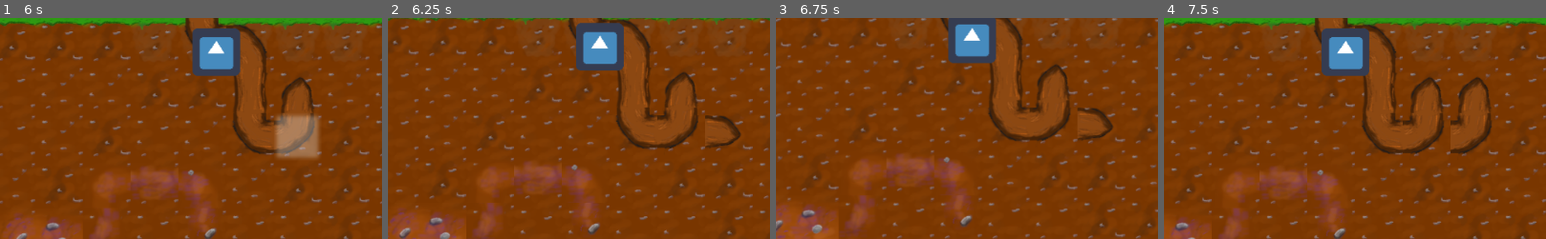
Above: before the commit, frames 1-4 (left to right).
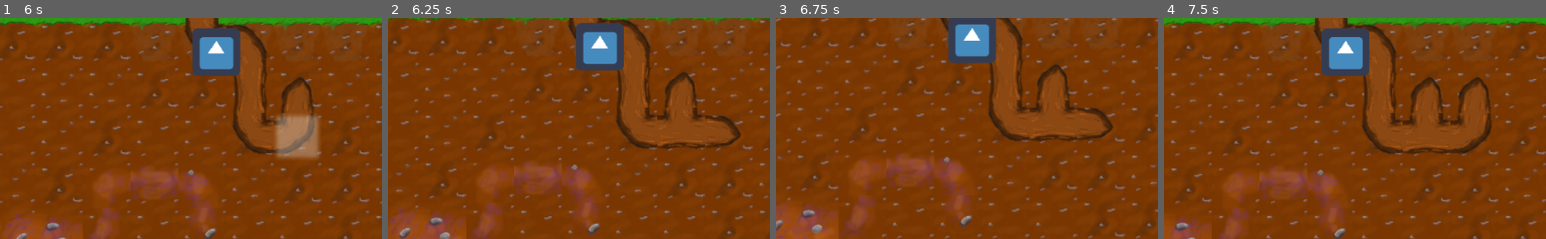
Above: after the commit, the same moments.

Repository: Sushperson/Tree-Simulator-2023
Game: Godot game, scene res://Scenes/World.tscn
Two runs of this game, one before a commit and one after it. Both use one fixed random seed, a clock stepped at 60 frames per second and the inputs below. The engine's default icon, where the game draws it, is replaced by a stand-in: a white triangle on a blue panel in a dark square.
Inputs:
- Up to frame 1 (6 s): tap Enter at 0.5 s; hold D (right) 0.53-1.28 s; hold S (down) 1.28-2.03 s; hold D (right) 2.03-2.78 s; hold W (up) 2.78-3.53 s; hold A (left) 3.53-5.03 s; tap P (pause) at 4.15 s; hold S (down) 5.03-5.78 s; hold D (right) from 5.78 s (still down)
- Up to frame 2 (6.25 s): keep holding D (right)
- Up to frame 3 (6.75 s): release D (right) at 6.53 s; hold W (up) from 6.53 s (still down)
- Up to frame 4 (7.5 s): release W (up) at 7.28 s; hold D (right) from 7.28 s (still down)
The pictures show only the part of the screen within x 12-62%, y 29-79%; the shares and areas given below are measured in that part.

Frame 1 is identical in both runs. In frame 2, 0.5% of the frame differs, in the area x 70-83%, y 40-60%; in frame 3, 0.5%; in frame 4, 0.6%, in the area x 62-75%, y 43-62%.

Commit message:
Implemented KREUZUNGEN

Diff:
--- a/Tree_sim/Scenes/World.tscn
+++ b/Tree_sim/Scenes/World.tscn
@@ -25,6 +25,11 @@
 [ext_resource path="res://assets/wurzel/ende_r.png" type="Texture" id=23]
 [ext_resource path="res://assets/steine_alle.png" type="Texture" id=24]
 [ext_resource path="res://assets/tilemap_sprit/wasser_kacheln.png" type="Texture" id=25]
+[ext_resource path="res://assets/wurzel/t_o.png" type="Texture" id=26]
+[ext_resource path="res://assets/wurzel/t_l.png" type="Texture" id=27]
+[ext_resource path="res://assets/wurzel/kreuzung.png" type="Texture" id=28]
+[ext_resource path="res://assets/wurzel/t_r.png" type="Texture" id=29]
+[ext_resource path="res://assets/wurzel/t_u.png" type="Texture" id=30]
 
 [sub_resource type="TileSet" id=1]
 0/name = "grade_h.png 0"
@@ -181,6 +186,76 @@
 10/shape_one_way_margin = 0.0
 10/shapes = [  ]
 10/z_index = 0
+11/name = "kreuzung.png 11"
+11/texture = ExtResource( 28 )
+11/tex_offset = Vector2( 0, 0 )
+11/modulate = Color( 1, 1, 1, 1 )
+11/region = Rect2( 0, 0, 64, 64 )
+11/tile_mode = 0
+11/occluder_offset = Vector2( 0, 0 )
+11/navigation_offset = Vector2( 0, 0 )
+11/shape_offset = Vector2( 0, 0 )
+11/shape_transform = Transform2D( 1, 0, 0, 1, 0, 0 )
+11/shape_one_way = false
+11/shape_one_way_margin = 0.0
+11/shapes = [  ]
+11/z_index = 0
+12/name = "t_l.png 12"
+12/texture = ExtResource( 27 )
+12/tex_offset = Vector2( 0, 0 )
+12/modulate = Color( 1, 1, 1, 1 )
+12/region = Rect2( 0, 0, 64, 64 )
+12/tile_mode = 0
+12/occluder_offset = Vector2( 0, 0 )
+12/navigation_offset = Vector2( 0, 0 )
+12/shape_offset = Vector2( 0, 0 )
+12/shape_transform = Transform2D( 1, 0, 0, 1, 0, 0 )
+12/shape_one_way = false
+12/shape_one_way_margin = 0.0
+12/shapes = [  ]
+12/z_index = 0
+13/name = "t_o.png 13"
+13/texture = ExtResource( 26 )
+13/tex_offset = Vector2( 0, 0 )
+13/modulate = Color( 1, 1, 1, 1 )
+13/region = Rect2( 0, 0, 64, 64 )
+13/tile_mode = 0
+13/occluder_offset = Vector2( 0, 0 )
+13/navigation_offset = Vector2( 0, 0 )
+13/shape_offset = Vector2( 0, 0 )
+13/shape_transform = Transform2D( 1, 0, 0, 1, 0, 0 )
+13/shape_one_way = false
+13/shape_one_way_margin = 0.0
+13/shapes = [  ]
+13/z_index = 0
+14/name = "t_r.png 14"
+14/texture = ExtResource( 29 )
+14/tex_offset = Vector2( 0, 0 )
+14/modulate = Color( 1, 1, 1, 1 )
+14/region = Rect2( 0, 0, 64, 64 )
+14/tile_mode = 0
+14/occluder_offset = Vector2( 0, 0 )
+14/navigation_offset = Vector2( 0, 0 )
+14/shape_offset = Vector2( 0, 0 )
+14/shape_transform = Transform2D( 1, 0, 0, 1, 0, 0 )
+14/shape_one_way = false
+14/shape_one_way_margin = 0.0
+14/shapes = [  ]
+14/z_index = 0
+15/name = "t_u.png 15"
+15/texture = ExtResource( 30 )
+15/tex_offset = Vector2( 0, 0 )
+15/modulate = Color( 1, 1, 1, 1 )
+15/region = Rect2( 0, 0, 64, 64 )
+15/tile_mode = 0
+15/occluder_offset = Vector2( 0, 0 )
+15/navigation_offset = Vector2( 0, 0 )
+15/shape_offset = Vector2( 0, 0 )
+15/shape_transform = Transform2D( 1, 0, 0, 1, 0, 0 )
+15/shape_one_way = false
+15/shape_one_way_margin = 0.0
+15/shapes = [  ]
+15/z_index = 0
 
 [sub_resource type="TileSet" id=2]
 resource_local_to_scene = true
--- a/Tree_sim/Scripts/World.gd
+++ b/Tree_sim/Scripts/World.gd
@@ -69,6 +69,34 @@
 		elif player.last_move_dir == Vector2(0,-1):
 			rootgrid.set_cell(player.pos_x, player.pos_y, 8)
 
+	elif(mode == spiel_modi.wurzeln):
+		var grade_v = 0
+		var grade_h = 1
+		var kurve_lo = 2
+		var kurve_lu = 3
+		var kurve_ro = 4
+		var kurve_ru = 5
+		var kreuzung = 11
+		var t_links = 12
+		var t_oben = 13
+		var t_rechts = 14
+		var t_unten = 15
+
+		var rootgrid = get_node("RootGrid")
+		var player = get_node("Player")
+		print(str(rootgrid.get_cell(player.path[-2][0], player.path[-2][1])))
+		print(str(player.move_dir))
+		if (rootgrid.get_cell(player.path[-2][0], player.path[-2][1]) == grade_v and player.move_dir == Vector2(-1,0)) or (rootgrid.get_cell(player.path[-2][0], player.path[-2][1]) == kurve_lo and player.move_dir == Vector2(0,1)) or (rootgrid.get_cell(player.path[-2][0], player.path[-2][1]) == kurve_lu and player.move_dir == Vector2(0,1)):
+			rootgrid.set_cell(player.path[-2][0], player.path[-2][1], t_links)
+		elif (rootgrid.get_cell(player.path[-2][0], player.path[-2][1]) == grade_h and player.move_dir == Vector2(0,-1)) or (rootgrid.get_cell(player.path[-2][0], player.path[-2][1]) == kurve_lo and player.move_dir == Vector2(1,0)) or (rootgrid.get_cell(player.path[-2][0], player.path[-2][1]) == kurve_ro and player.move_dir == Vector2(-1,0)):
+			rootgrid.set_cell(player.path[-2][0], player.path[-2][1], t_oben)
+		elif (rootgrid.get_cell(player.path[-2][0], player.path[-2][1]) == grade_v and player.move_dir == Vector2(1,0)) or (rootgrid.get_cell(player.path[-2][0], player.path[-2][1]) == kurve_ro and player.move_dir == Vector2(0,1)) or (rootgrid.get_cell(player.path[-2][0], player.path[-2][1]) == kurve_ru and player.move_dir == Vector2(0,1)):
+			rootgrid.set_cell(player.path[-2][0], player.path[-2][1], t_rechts)
+		elif (rootgrid.get_cell(player.path[-2][0], player.path[-2][1]) == grade_h and player.move_dir == Vector2(0,1)) or (rootgrid.get_cell(player.path[-2][0], player.path[-2][1]) == kurve_lu and player.move_dir == Vector2(1,0)) or (rootgrid.get_cell(player.path[-2][0], player.path[-2][1]) == kurve_ru and player.move_dir == Vector2(-1,0)):
+			rootgrid.set_cell(player.path[-2][0], player.path[-2][1], t_unten)
+		elif (rootgrid.get_cell(player.path[-2][0], player.path[-2][1]) == t_links and player.move_dir == Vector2(1,0)) or (rootgrid.get_cell(player.path[-2][0], player.path[-2][1]) == t_oben and player.move_dir == Vector2(0,1)) or (rootgrid.get_cell(player.path[-2][0], player.path[-2][1]) == t_rechts and player.move_dir == Vector2(-1,0) or (rootgrid.get_cell(player.path[-2][0], player.path[-2][1]) == t_unten and player.move_dir == Vector2(0,-1))):
+			rootgrid.set_cell(player.path[-2][0], player.path[-2][1], kreuzung)
+
 func _process(delta):
 	if Input.is_action_pressed("pause"):
 		if not in_spiel_modus == spiel_modi.pause:
@@ -179,9 +207,6 @@
 	if in_spiel_modus == spiel_modi.back_wurzeln:
 		sprite.texture = load("res://assets/wurzel_highlight.png")
 		sprite.modulate.a = 0.3
-
-
-
 	elif in_spiel_modus == spiel_modi.wurzeln:
 		sprite.texture = load("res://assets/wurzel/ende_o.png")
 		sprite.modulate.a = 1
Not shown: 1 places in Tree_sim/Scenes/World.tscn that only renumber resources
